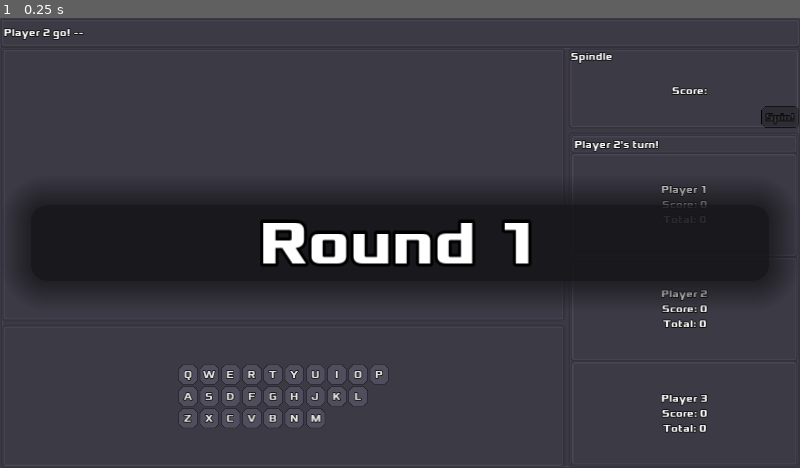
Above: before the commit, frame 1.
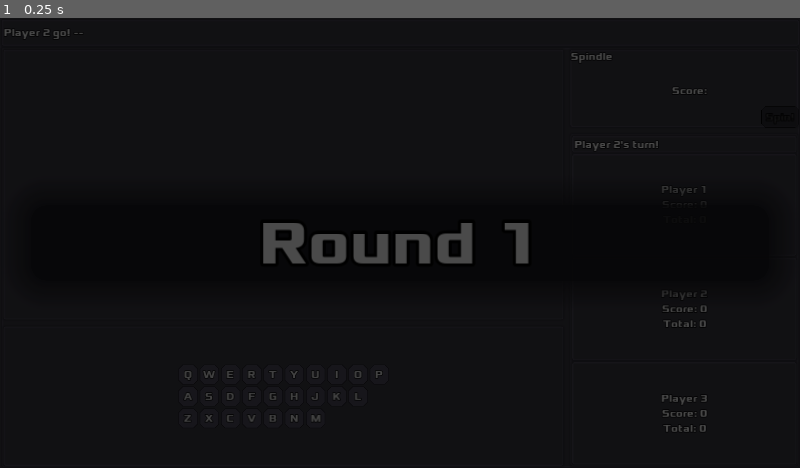
Above: after the commit, the same moment.

Repository: zacryol/spindle-of-serendipity
Game: Godot game, scene res://game/GamePanel.tscn
Two runs of this game, one before a commit and one after it. Both use one fixed random seed, a clock stepped at 60 frames per second and the inputs below. This scene is started directly instead of the project's main scene.
Inputs:
- Up to frame 1 (0.25 s): no input

The runs differ from the first frame. In frame 1, 86% of the frame differs, in the area x 0-100%, y 0-100%.
Error in both runs: Division By Zero in operator '%'. (res://system/singletons/EntryManager.gd:71)

Commit message:
added quit confirm

Diff:
--- a/godot/game/GamePanel.tscn
+++ b/godot/game/GamePanel.tscn
@@ -59,6 +59,10 @@
 "values": [ Vector2( 0, 0 ), Vector2( -1280, 0 ) ]
 }
 
+[sub_resource type="StyleBoxFlat" id=5]
+bg_color = Color( 0, 0, 0, 0.278431 )
+shadow_size = 1
+
 [node name="GamePanel" type="Control"]
 anchor_right = 1.0
 anchor_bottom = 1.0
@@ -219,6 +223,31 @@
 
 [node name="Timer" type="Timer" parent="RoundSign"]
 one_shot = true
+
+[node name="QuitConfirm" type="CanvasLayer" parent="."]
+layer = 2
+
+[node name="Panel" type="Panel" parent="QuitConfirm"]
+anchor_right = 1.0
+anchor_bottom = 1.0
+custom_styles/panel = SubResource( 5 )
+__meta__ = {
+"_edit_use_anchors_": false
+}
+
+[node name="ConfirmationDialog" type="ConfirmationDialog" parent="QuitConfirm"]
+visible = true
+anchor_left = 0.5
+anchor_top = 0.5
+anchor_right = 0.5
+anchor_bottom = 0.5
+margin_left = -154.0
+margin_top = -38.0
+margin_right = 154.0
+margin_bottom = 38.0
+theme = ExtResource( 6 )
+window_title = "Quit?"
+dialog_text = "Are You sure you want to quit?"
 [connection signal="pressed" from="GP/VB/Top/HB/NewG" to="." method="_on_NewG_pressed"]
 [connection signal="pressed" from="GP/VB/Top/HB/Quit" to="." method="_on_Quit_pressed"]
 [connection signal="game_log" from="GP/VB/Game/HSplit/EDKB/EntryDisplay" to="." method="_log"]
Not shown: 1 places in godot/game/GamePanel.tscn that only renumber resources
